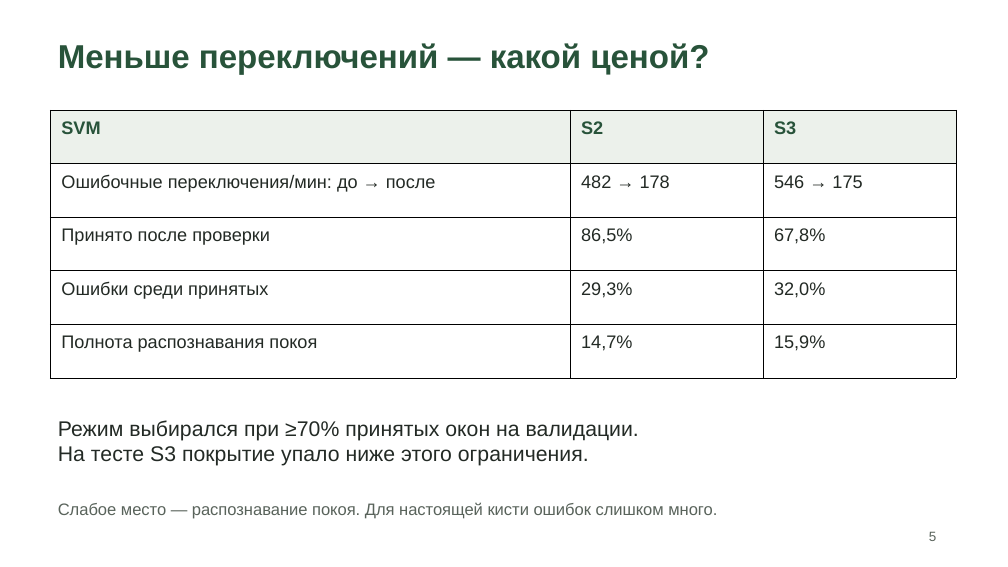
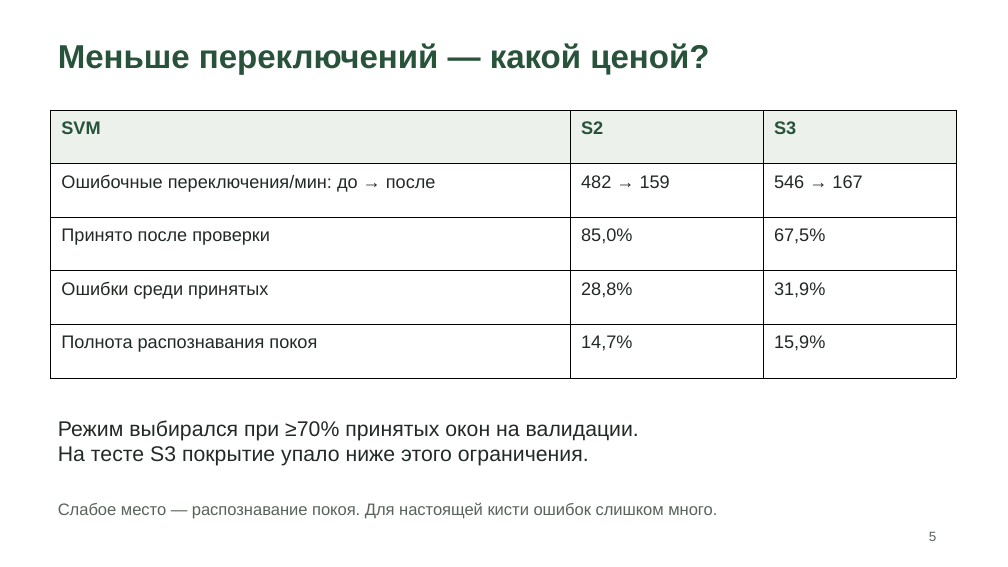
Before and after one commit to Nik-ari-ai/confident-grip, a slide deck: slide 5 of docs/presentation.pptx. Drawn at 1008x567 pixels with LibreOffice and Linux fonts; fonts in the diff are those of the drawing. Boxes give left, top, right and bottom in pixels: in the first picture for what was removed or moved away, otherwise in the second. Text is boxed around its words. In the diff, an @@ line names an element or a change of style, - is before the commit and + after.

```diff
--- a/docs/presentation.pptx
+++ b/docs/presentation.pptx
@@ table at [51, 110, 957, 378] @@
-row 2, column 2: 482 → 178
+row 2, column 2: 482 → 159
-row 2, column 3: 546 → 175
+row 2, column 3: 546 → 167
-row 3, column 2: 86,5%
+row 3, column 2: 85,0%
-row 3, column 3: 67,8%
+row 3, column 3: 67,5%
-row 4, column 2: 29,3%
+row 4, column 2: 28,8%
-row 4, column 3: 32,0%
+row 4, column 3: 31,9%
```
Also in this commit, not shown: 1 other slide changed, 1 other file.
